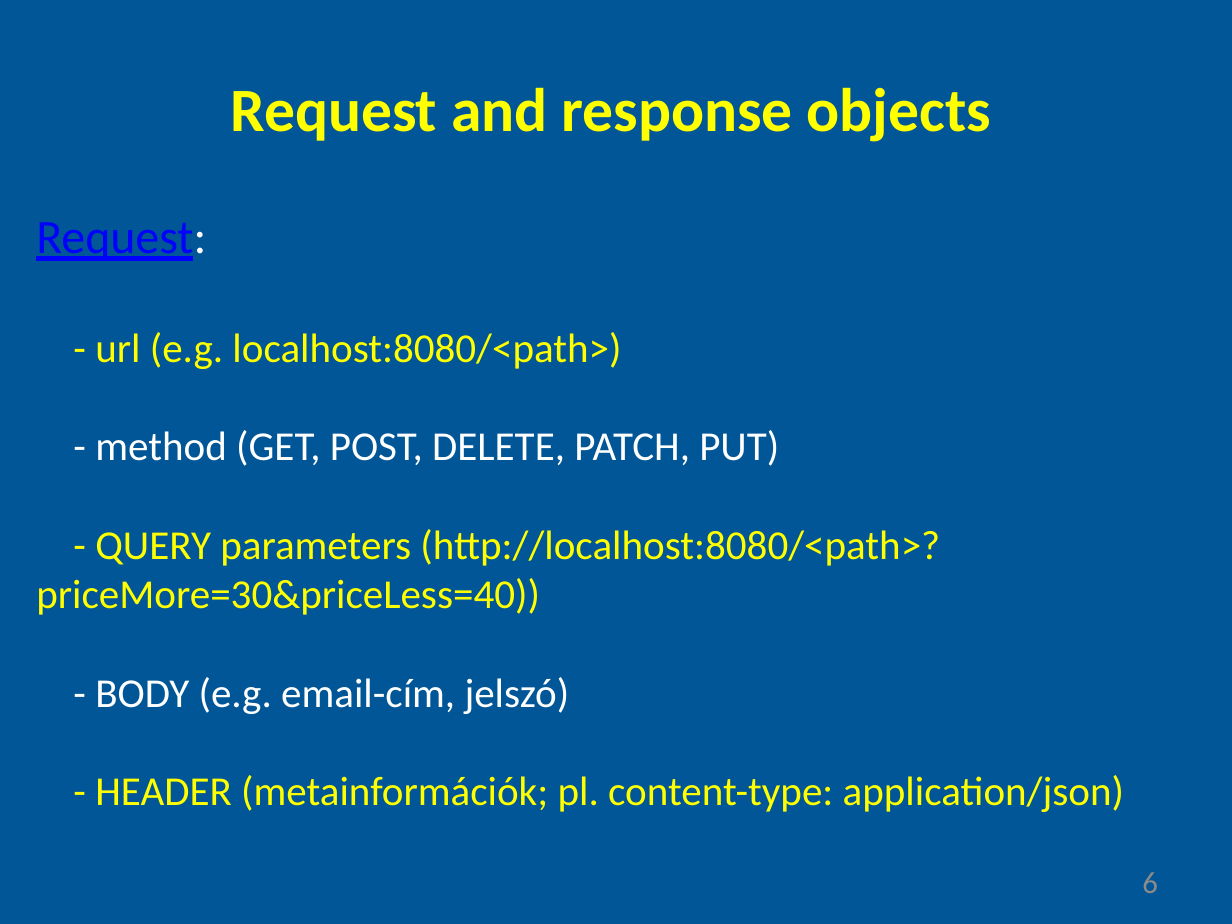
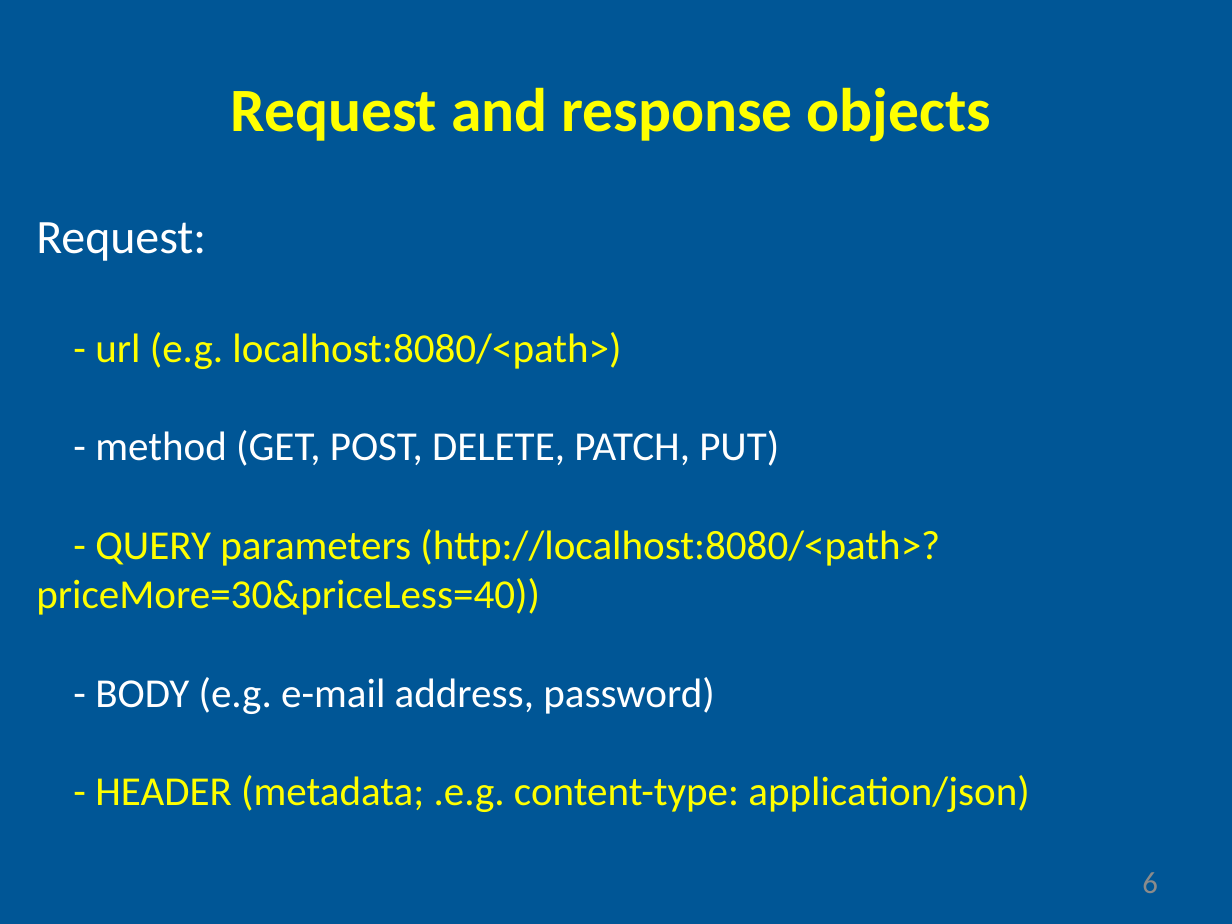
Before and after one commit to gyoryakos/presentations, a slide deck: slide 6 of nodejs.pptx. Drawn at 1232x924 pixels with LibreOffice and Linux fonts; fonts in the diff are those of the drawing. Boxes give left, top, right and bottom in pixels: in the first picture for what was removed or moved away, otherwise in the second. Text is boxed around its words. In the diff, an @@ line names an element or a change of style, - is before the commit and + after.

Commit message:
add slide 6

```diff
--- a/nodejs.pptx
+++ b/nodejs.pptx
@@ text at [36, 222, 206, 261]: text colour #0000FF to #FFFFFF, underline off in "Request:" @@
@@ text at [95, 677, 1029, 812]: text changed @@
-- BODY (e.g. email-cím, jelszó)
-- HEADER (metainformációk; pl. content-type: application/json)
+- BODY (e.g. e-mail address, password)
+- HEADER (metadata; .e.g. content-type: application/json)
```
